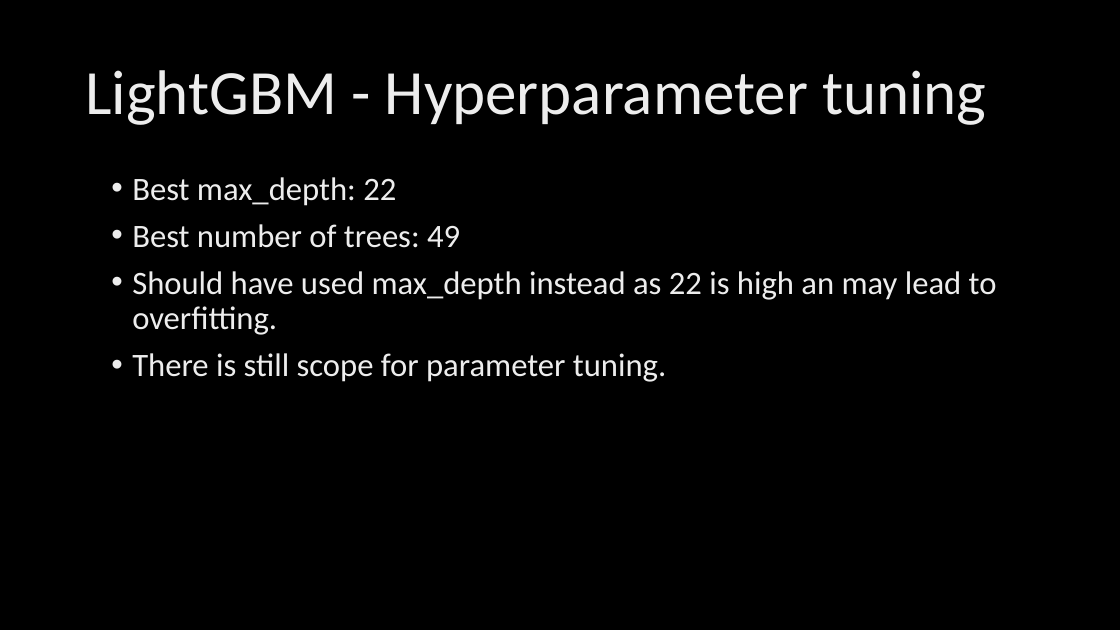
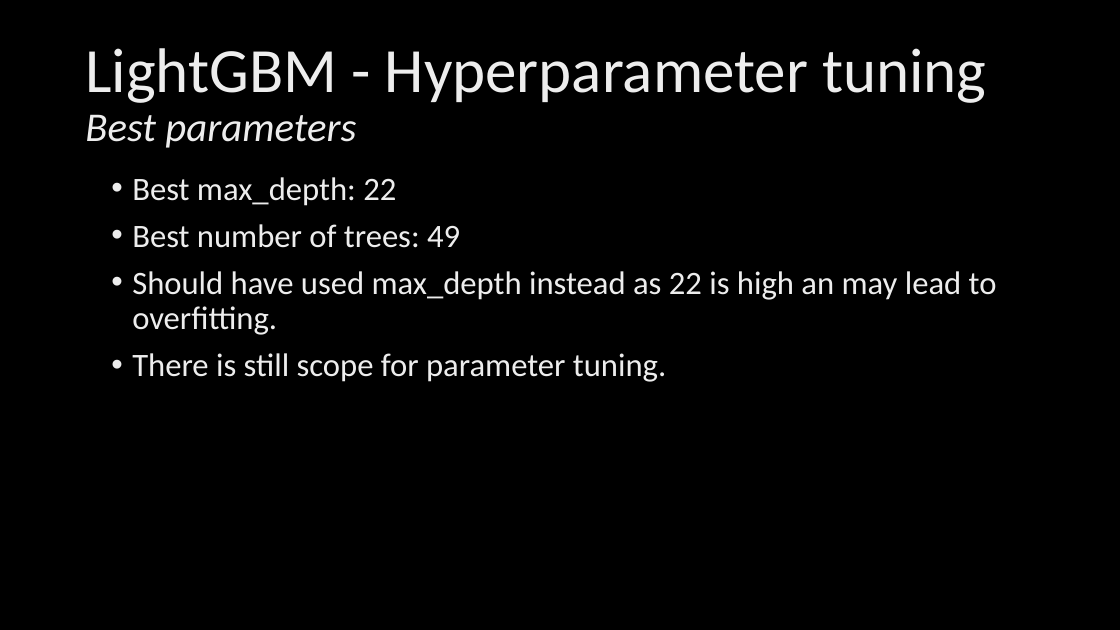
Before and after one commit to karandesaiii/Enhancing-the-311-service-of-New-York, a slide deck: slide 4 of NYC 311 project.pptx. Drawn at 1120x630 pixels with LibreOffice and Linux fonts; fonts in the diff are those of the drawing; background and template pictures are left out. Boxes give left, top, right and bottom in pixels: in the first picture for what was removed or moved away, otherwise in the second. Text is boxed around its words. In the diff, an @@ line names an element or a change of style, - is before the commit and + after.

```diff
--- a/NYC 311 project.pptx
+++ b/NYC 311 project.pptx
@@ title at bbox=[85, 48, 986, 148]: text changed @@
-LightGBM - Hyperparameter tuning
+LightGBM - Hyperparameter tuning
+Best parameters
```
Also in this commit, not shown: 2 other slides changed, 1 other file.
